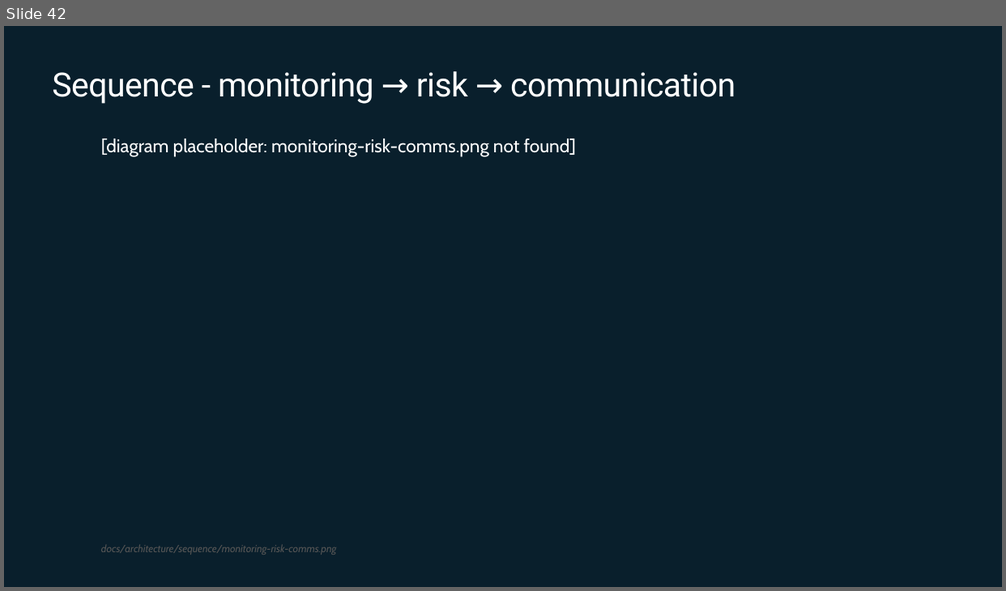
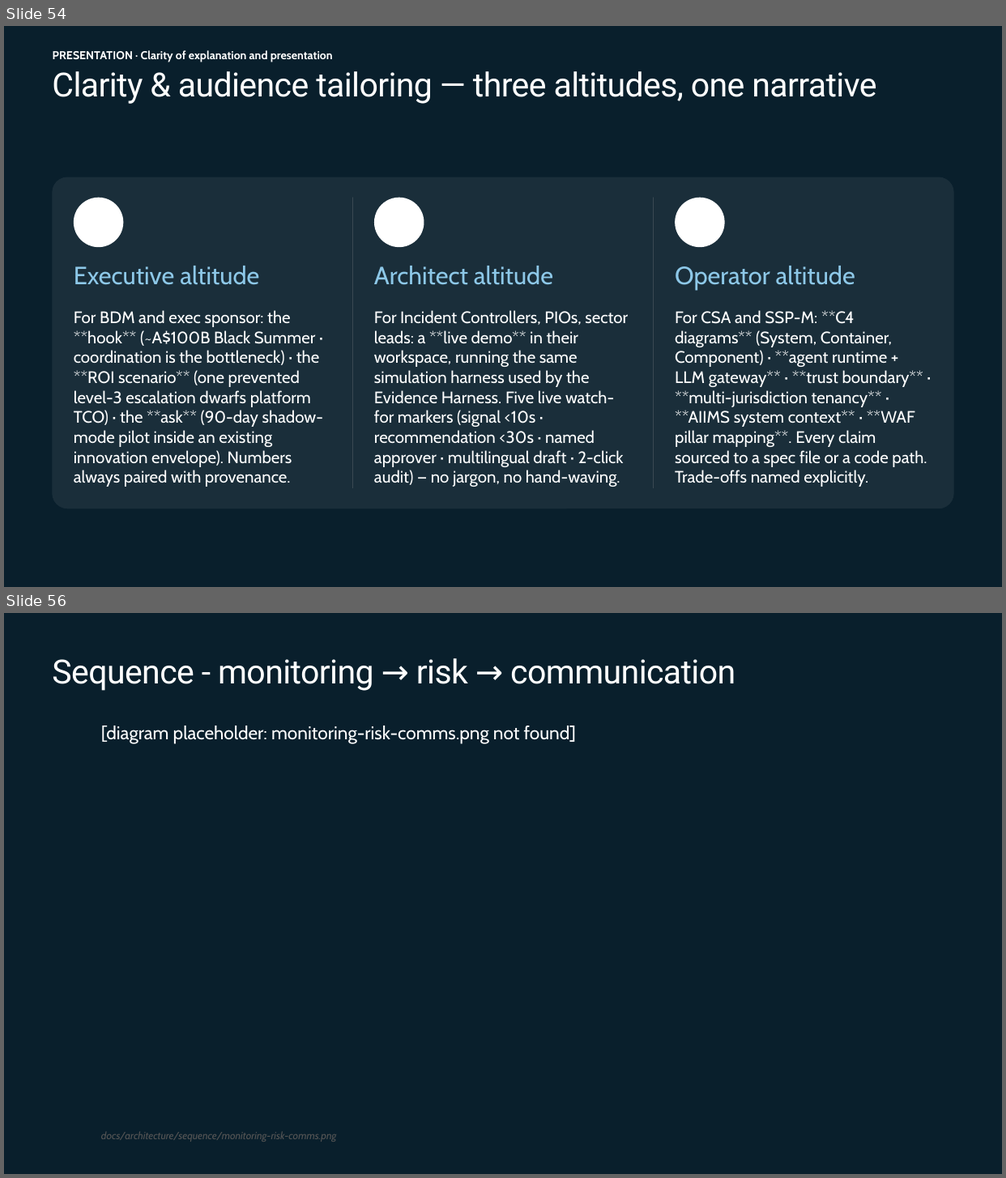
Before and after one commit to johnbilliris/ama, a slide deck: docs/ama-presentation/AMA_Capstone_Disaster_Response_Hub.pptx. Shown one above the other, each under a label of ours: slide 42 before the commit, slides 54 and 56 after it; the slides between them are not shown. The pictures are 1006x591 and 1006x1178 pixels, drawn with LibreOffice and Linux fonts; fonts in the diff are those of the drawing; background and template pictures are left out. Boxes give left, top, right and bottom in pixels: in the first picture for what was removed or moved away, otherwise in the second. Text is boxed around its words. In the diff, an @@ line names an element or a change of style, - is before the commit and + after.

```diff
--- a/docs/ama-presentation/AMA_Capstone_Disaster_Response_Hub.pptx
+++ b/docs/ama-presentation/AMA_Capstone_Disaster_Response_Hub.pptx
@@ slide 54 added at [4, 26, 1002, 587], background #091F2C @@
@@ title added at [52, 71, 876, 104], 32 pt, text #FFFFFF @@
+Clarity & audience tailoring — three altitudes, one narrative
@@ text added at [53, 50, 333, 62], 11 pt, text #FFFFFF, bold @@
+PRESENTATION · Clarity of explanation and presentation
@@ rounded rectangle added at [52, 177, 954, 509], fill #FFFFFF at 7% opacity @@
@@ ellipse added at [74, 198, 124, 248], fill #FFFFFF @@
@@ line added from (353, 198) to (353, 489), #3A4953 0.5 pt @@
@@ ellipse added at [374, 198, 424, 248], fill #FFFFFF @@
@@ line added from (654, 198) to (654, 489), #3A4953 0.5 pt @@
@@ ellipse added at [675, 198, 725, 248], fill #FFFFFF @@
@@ text added at [74, 266, 259, 285], 24 pt, text #8DC8E8 @@
+Executive altitude
@@ text added at [374, 266, 553, 285], 24 pt, text #8DC8E8 @@
+Architect altitude
@@ text added at [675, 266, 855, 290], 24 pt, text #8DC8E8 @@
+Operator altitude
@@ text added at [74, 310, 323, 487], 16 pt, text #FFFFFF @@
+For BDM and exec sponsor: the **hook** (~A$100B Black Summer · coordination is the bottleneck) · the **ROI scenario** (one prevented level-3 escalation dwarfs platform TCO) · the **ask** (90-day shadow-mode pilot inside an existing innovation envelope). Numbers always paired with provenance.
@@ text added at [374, 310, 628, 487], 16 pt, text #FFFFFF @@
+For Incident Controllers, PIOs, sector leads: a **live demo** in their workspace, running the same simulation harness used by the Evidence Harness. Five live watch-for markers (signal <10s · recommendation <30s · named approver · multilingual draft · 2-click audit) — no jargon, no hand-waving.
@@ text added at [675, 310, 927, 487], 16 pt, text #FFFFFF @@
+For CSA and SSP-M: **C4 diagrams** (System, Container, Component) · **agent runtime + LLM gateway** · **trust boundary** · **multi-jurisdiction tenancy** · **AIIMS system context** · **WAF pillar mapping**. Every claim sourced to a spec file or a code path. Trade-offs named explicitly.
@@ what was slide 42 is now slide 56 @@
```
Also in this commit, not shown: 13 other slides added, 6 other files.
